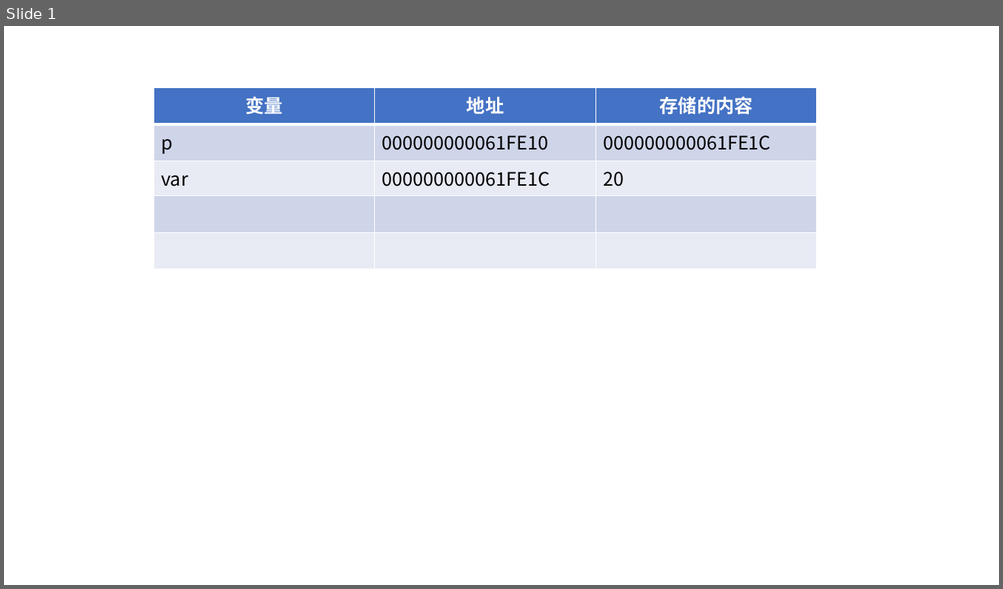
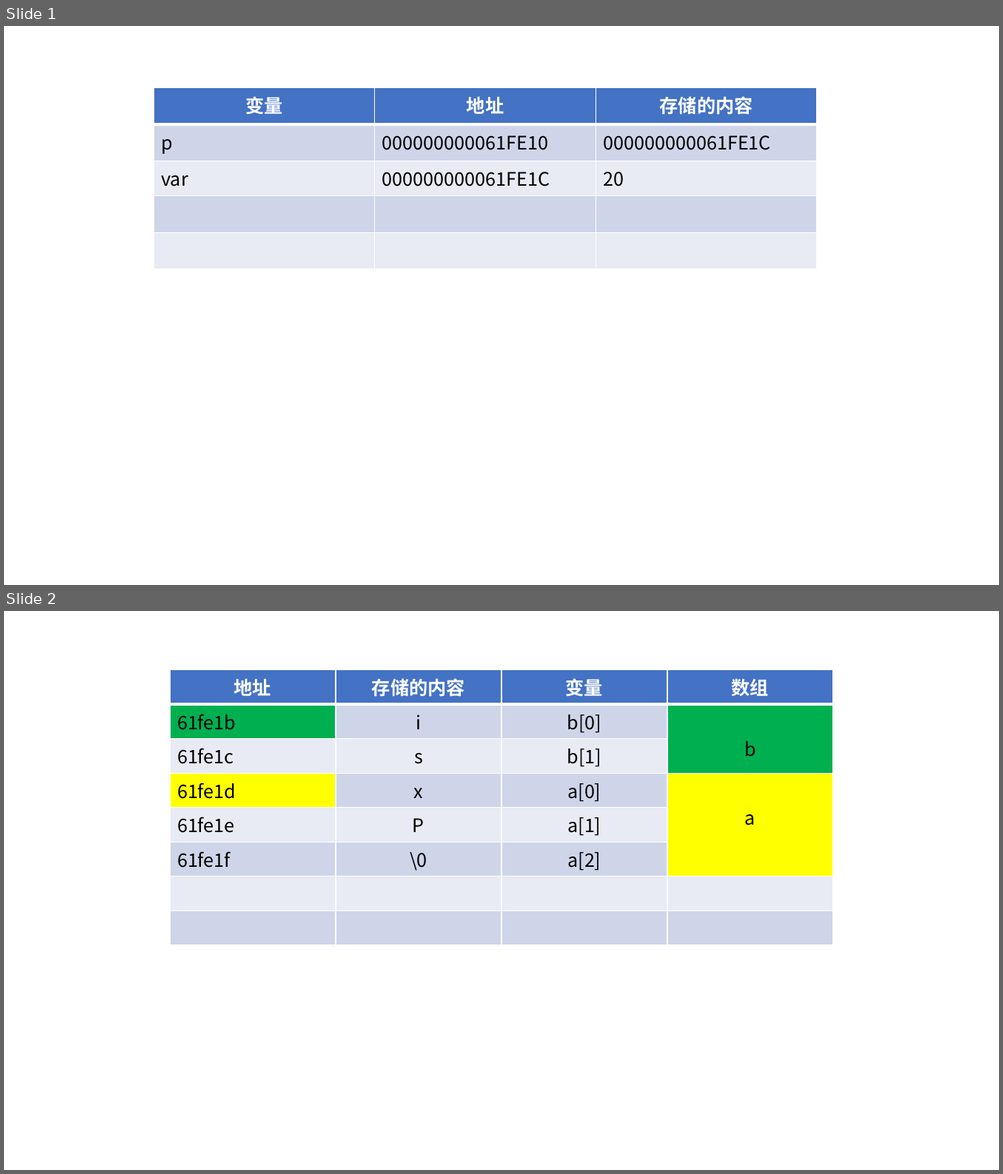
Before and after one commit to cxinping/C, a slide deck: Tools/绘图.pptx. Shown one above the other, each under a label of ours: slide 1 before the commit, slides 1 and 2 after it. The pictures are 1003x589 and 1003x1174 pixels, drawn with LibreOffice and Linux fonts; fonts in the diff are those of the drawing. Boxes give left, top, right and bottom in pixels: in the first picture for what was removed or moved away, otherwise in the second. Text is boxed around its words. In the diff, an @@ line names an element or a change of style, - is before the commit and + after.

```diff
--- a/Tools/绘图.pptx
+++ b/Tools/绘图.pptx
@@ slide 2 added at bbox=[4, 611, 999, 1170], background #FFFFFF @@
@@ table added at bbox=[170, 670, 832, 911], 8 rows, 4 columns @@
+地址 | 存储的内容 | 变量 | 数组
+61fe1b | i | b[0] | b
+61fe1c | s | b[1] | 
+61fe1d | x | a[0] | a
+61fe1e | P | a[1] | 
+61fe1f | \0 | a[2] | 
+ |  |  | 
+ |  |  | 
```
Also in this commit, not shown: 3 other files.
